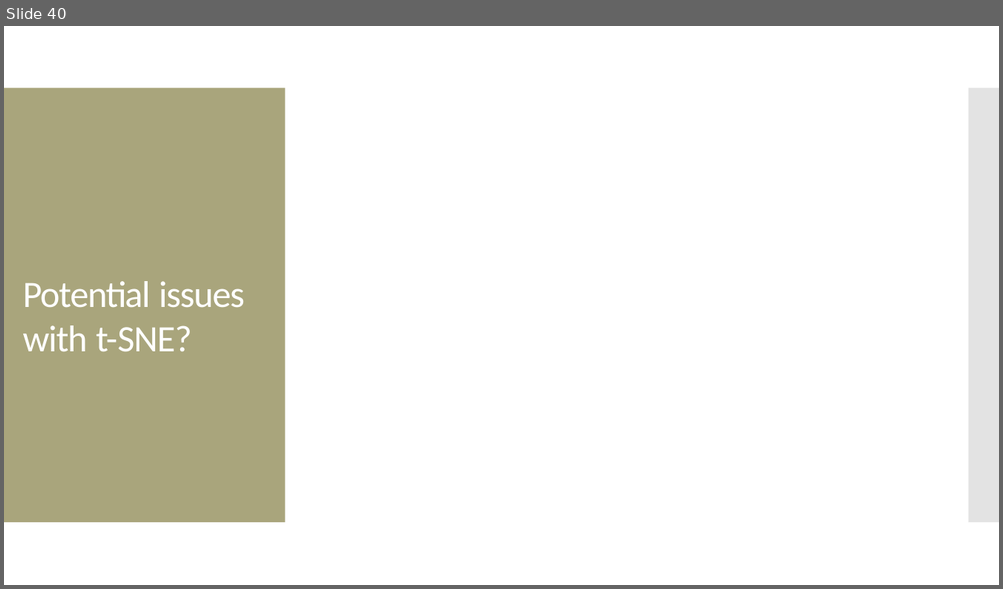
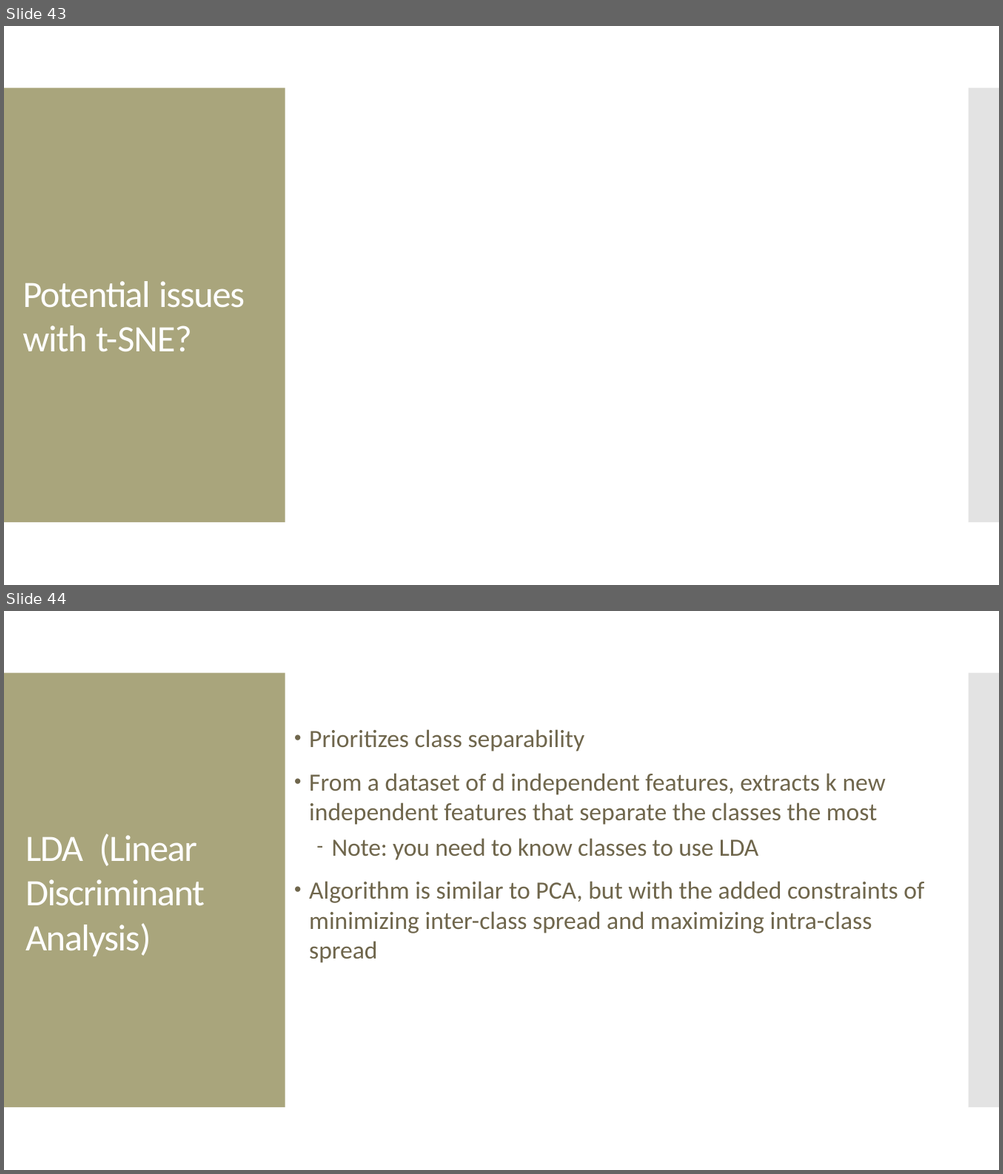
Before and after one commit to amosca01/SDS-CS235, a slide deck: slides/13-big-data.pptx. Shown one above the other, each under a label of ours: slide 40 before the commit, slides 43 and 44 after it. The pictures are 1003x589 and 1003x1174 pixels, drawn with LibreOffice and Linux fonts; fonts in the diff are those of the drawing. Boxes give left, top, right and bottom in pixels: in the first picture for what was removed or moved away, otherwise in the second. Text is boxed around its words. In the diff, an @@ line names an element or a change of style, - is before the commit and + after.

```diff
--- a/slides/13-big-data.pptx
+++ b/slides/13-big-data.pptx
@@ slide 44 added at [4, 611, 999, 1170], background #FFFFFF; not listed: 2 template elements that a slide beside it also shows @@
@@ text added at [309, 729, 924, 934], 24 pt, text #6F664C @@
+• Prioritizes class separability
+• From a dataset of d independent features, extracts k new independent features that separate the classes the most
+  – Note: you need to know classes to use LDA
+• Algorithm is similar to PCA, but with the added constraints of minimizing inter-class spread and maximizing intra-class spread
@@ title added at [25, 834, 205, 957], 36 pt, text #FFFFFF @@
+LDA (Linear Discriminant Analysis)
@@ what was slide 40 is now slide 43 @@
```
Also in this commit, not shown: 13 slides changed, 16 other slides added, 15 slides removed, 5 other files.
